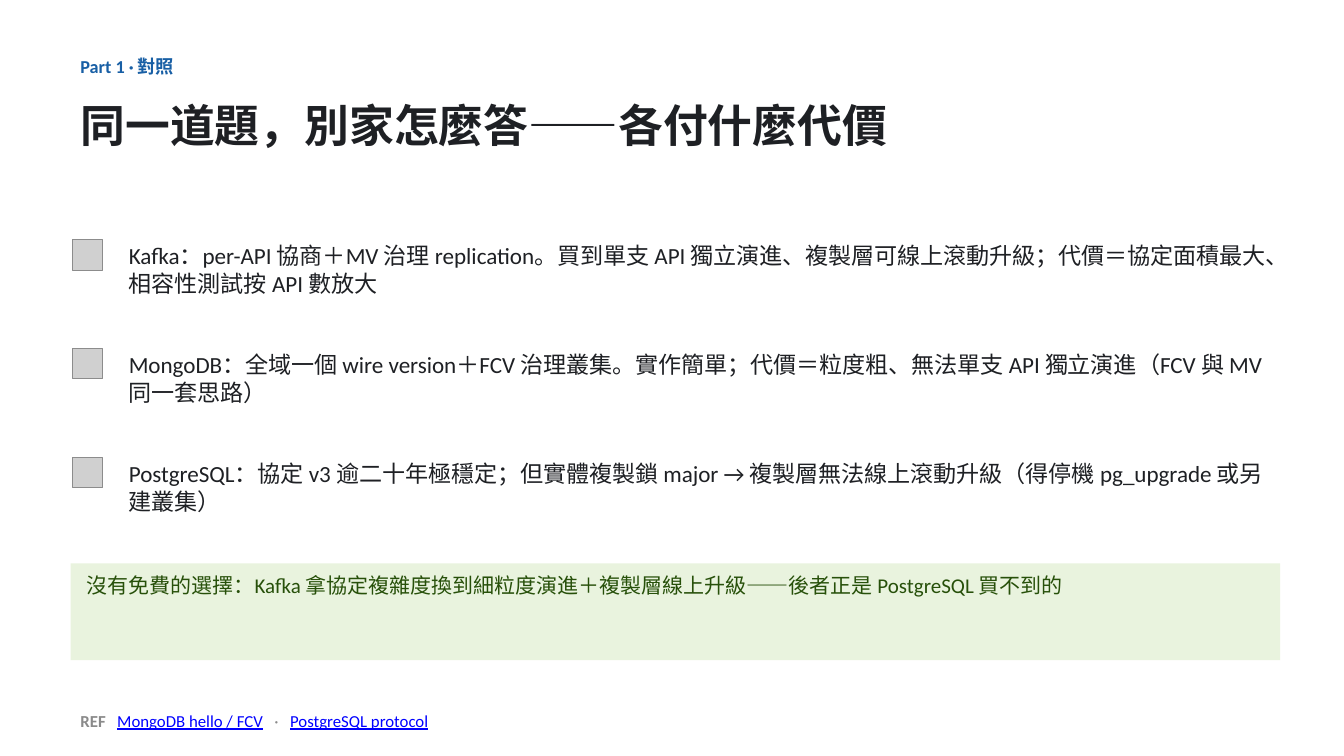
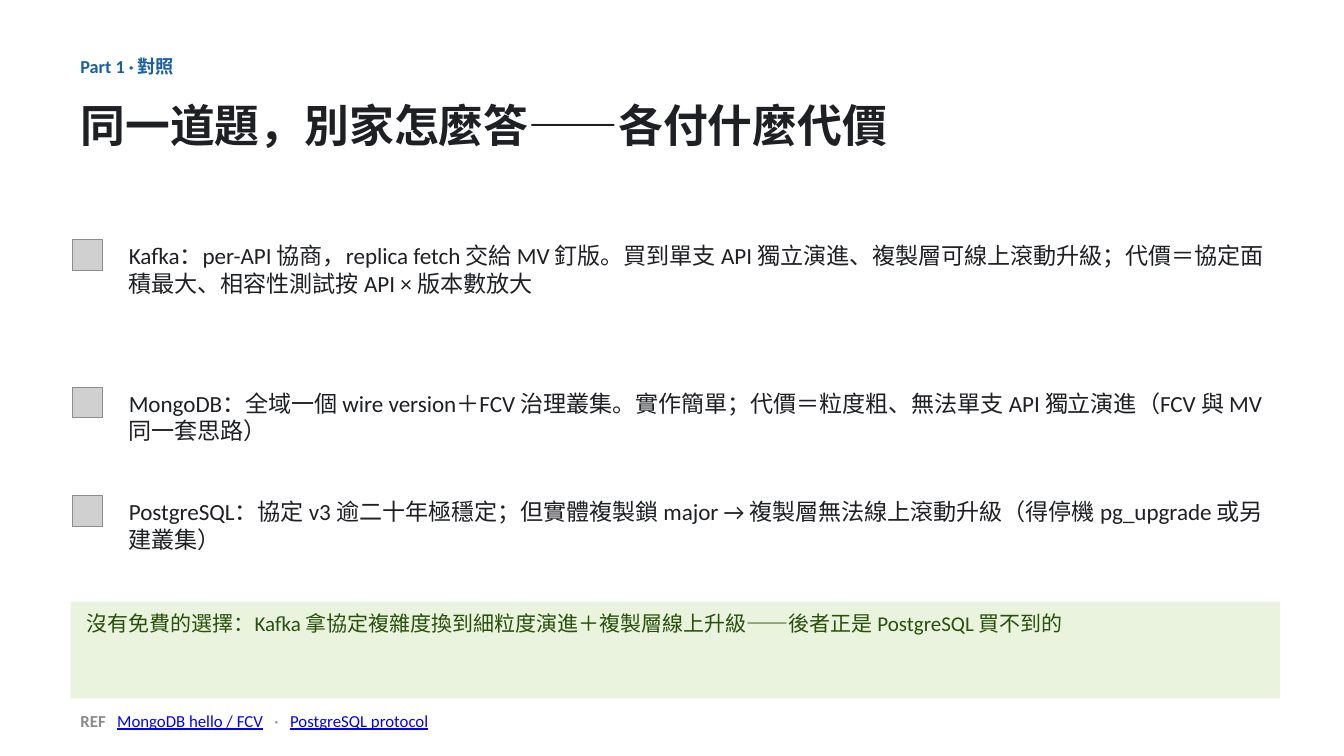
Before and after one commit to unknowntpo/kafka, a slide deck: slide 8 of study/version-control/kafka-version-negotiation.pptx. Drawn at 1344x756 pixels with LibreOffice and Linux fonts; fonts in the diff are those of the drawing; grey boxes stand for pictures. Boxes give left, top, right and bottom in pixels: in the first picture for what was removed or moved away, otherwise in the second. Text is boxed around its words. In the diff, an @@ line names an element or a change of style, - is before the commit and + after.

Commit message:
study(version-control): 校正協商心智模型（協商 vs MV 釘版，非「broker↔broker 不協商」）＋相容性測試代價 2 張
- 兩 subagent 對 UP commit 查證：唯一不協商的是 replica fetch；txn markers/broker→controller/Raft 皆協商
- 架構(a)/(b)/對照/Recap/SVG 收斂用詞、補 KIP-584 與 txn markers/OffsetsForLeaderEpoch ref
- 新增相容性測試 2 張（308 版 round-trip、22 歷史版本×升級矩陣×25 MV）＋ compat-testing-cost.md
- 代價頁 REF 補 handler 實證（buildResponseSend/version()>=13/MaxBytes default）
- 架構(b) solve 把兩階段歸給 MV 治理通性；compat-forward-backward.md 收 Q1

```diff
--- a/study/version-control/kafka-version-negotiation.pptx
+++ b/study/version-control/kafka-version-negotiation.pptx
@@ text at [129, 244, 1263, 294]: text changed @@
-Kafka：per-API 協商＋MV 治理 replication。買到單支 API 獨立演進、複製層可線上滾動升級；代價＝協定面積最大、相容性測試按 API 數放大
+Kafka：per-API 協商，replica fetch 交給 MV 釘版。買到單支 API 獨立演進、複製層可線上滾動升級；代價＝協定面積最大、相容性測試按 API × 版本數放大
@@ 2 pictures, 2 texts, 1 rectangle: place and size @@
-2 pictures, 2 texts, 1 rectangle at [71, 349, 1280, 660]
+2 pictures, 2 texts, 1 rectangle at [71, 387, 1280, 699]
```
Also in this commit, not shown: 3 other slides changed, 3 slides added, 1 slide removed, 5 other files.
